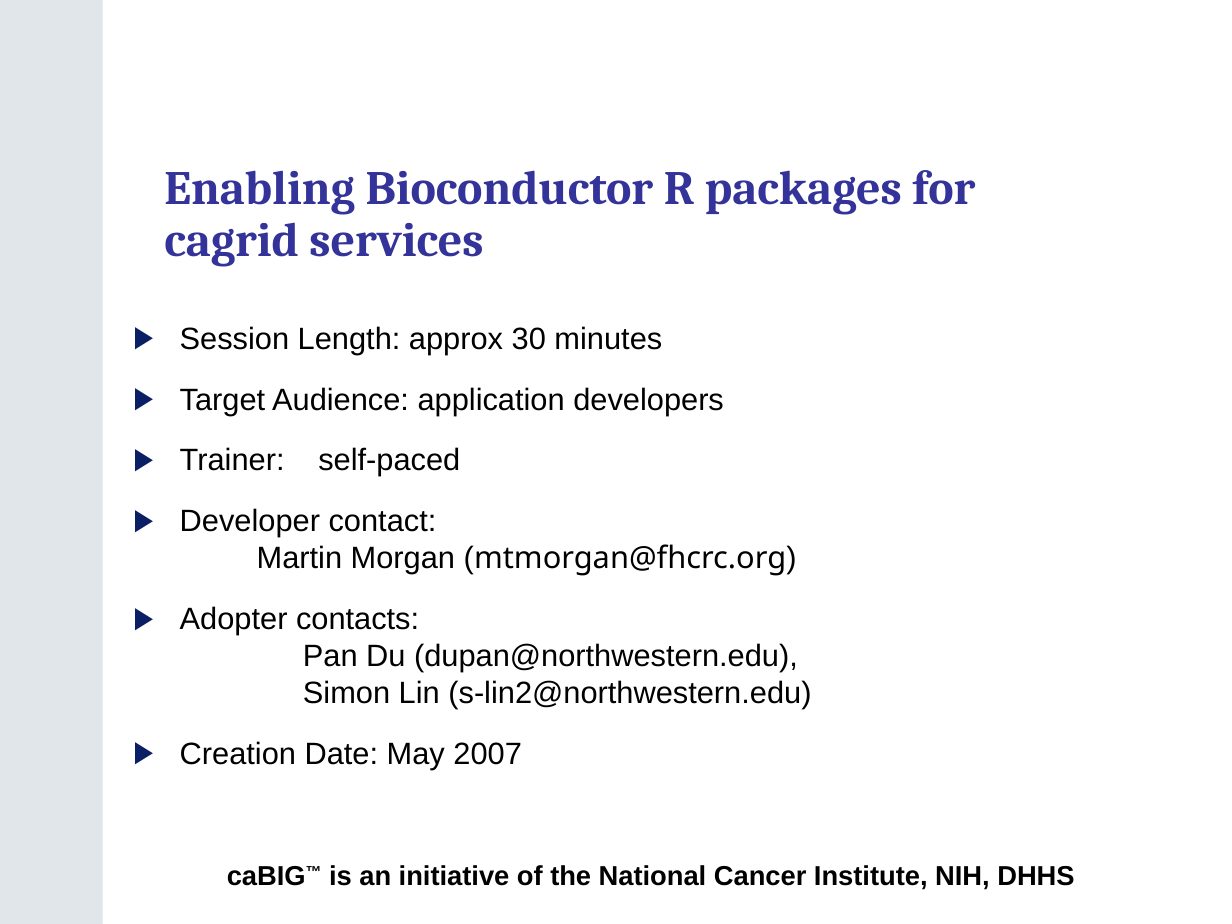
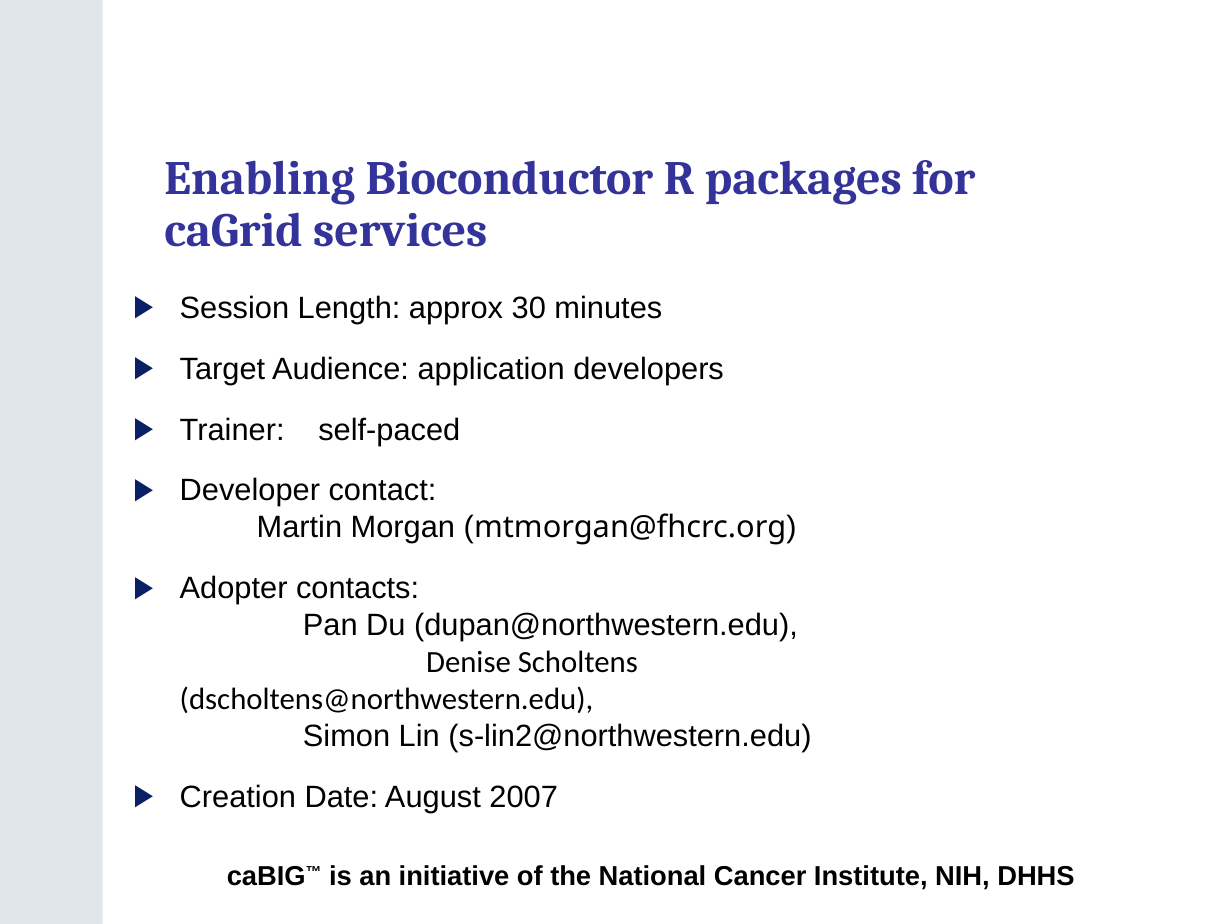
Before and after one commit to NCIP/bioconductor_v1, a slide deck: slide 1 of trunk/bioconductor/Adopter_Northwestern/Task 2.11.2_Final Training Modules/caBIG_Bioconductor_Training_Module.ppt. Drawn at 1232x924 pixels with LibreOffice and Linux fonts; fonts in the diff are those of the drawing; background and template pictures are left out. Boxes give left, top, right and bottom in pixels: in the first picture for what was removed or moved away, otherwise in the second. Text is boxed around its words. In the diff, an @@ line names an element or a change of style, - is before the commit and + after.

```diff
--- a/trunk/bioconductor/Adopter_Northwestern/Task 2.11.2_Final Training Modules/caBIG_Bioconductor_Training_Module.ppt
+++ b/trunk/bioconductor/Adopter_Northwestern/Task 2.11.2_Final Training Modules/caBIG_Bioconductor_Training_Module.ppt
@@ text at (164,160,975,247): text changed @@
-Enabling Bioconductor R packages for cagrid services
+Enabling Bioconductor R packages for caGrid services
@@ subtitle "Session Length: approx 30 minutes": place and size @@
-subtitle "Session Length: approx 30 minutes" at (180,326,811,770)
+subtitle "Session Length: approx 30 minutes" at (180,295,811,808)
@@ subtitle at (180,650,638,713): paragraph added @@
+Denise Scholtens (dscholtens@northwestern.edu),
@@ subtitle at (180,784,296,808): text changed @@
-▶ Creation Date: May 2007
+▶ Creation Date: August 2007
```
Also in this commit, not shown: 13 other slides changed, 13 slides added, 2 slides removed, 1 other file.
